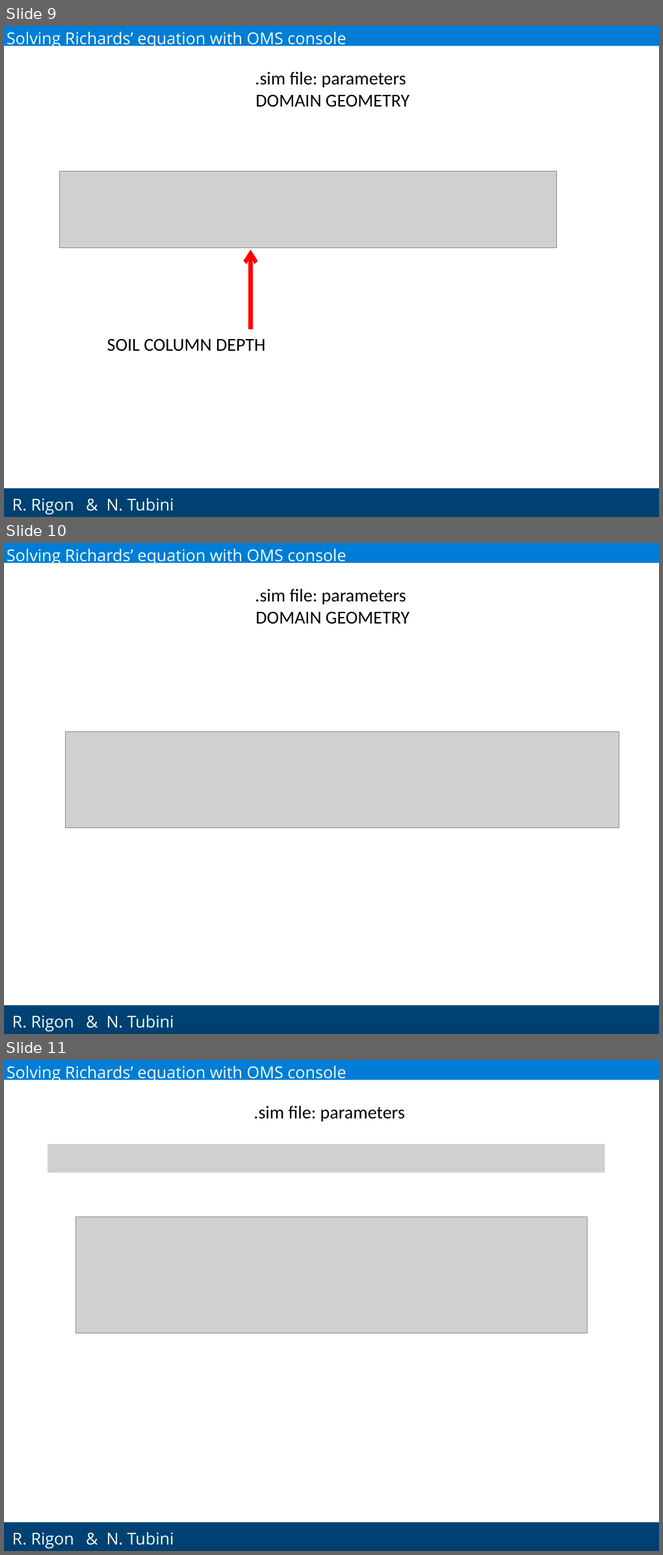
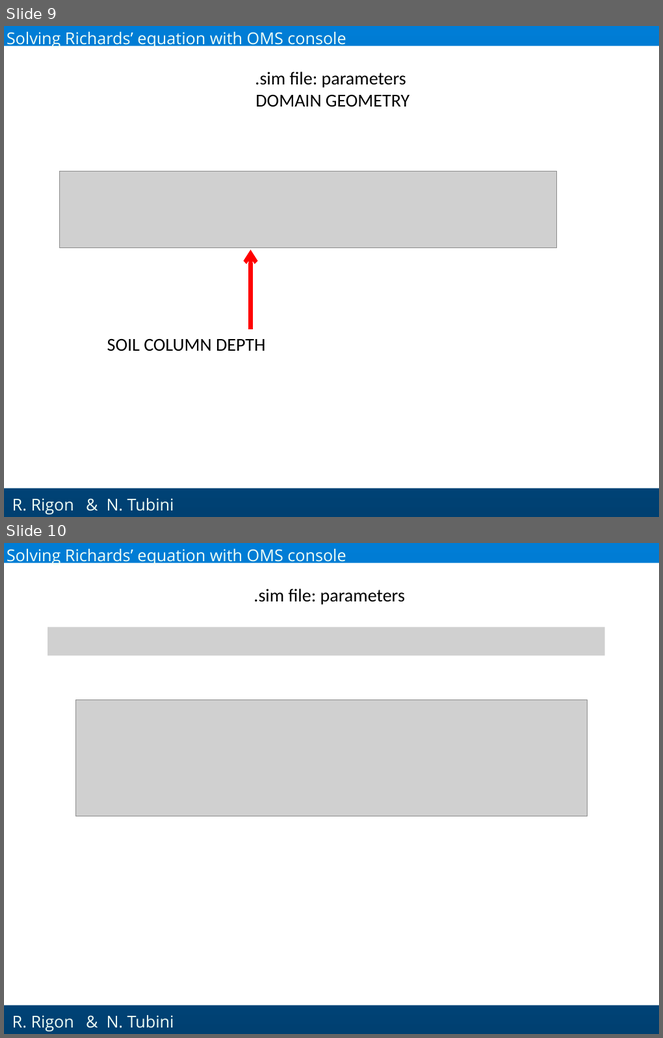
Before and after one commit to GEOframeOMSProjects/OMS_Project_Richards1D, a slide deck: Materials/Richards_English.pptx. Shown one above the other, each under a label of ours: slides 9, 10 and 11 before the commit, slides 9 and 10 after it. The pictures are 663x1555 and 663x1038 pixels, drawn with LibreOffice and Linux fonts; fonts in the diff are those of the drawing; grey boxes stand for pictures; background and template pictures are left out. Boxes give left, top, right and bottom in pixels: in the first picture for what was removed or moved away, otherwise in the second. Text is boxed around its words. In the diff, an @@ line names an element or a change of style, - is before the commit and + after.

Commit message:
Corrected Richards_English.ppt

```diff
--- a/Materials/Richards_English.pptx
+++ b/Materials/Richards_English.pptx
@@ slide 10 removed at (4, 543, 659, 1034), background gradient #007DD6 to #004071; not listed: 2 template elements that a slide beside it also shows @@
@@ text removed at (7, 549, 346, 565) @@
-Solving Richards’ equation with OMS console
@@ text removed at (255, 589, 410, 624) @@
-.sim file: parameters
-DOMAIN GEOMETRY
@@ picture removed at (66, 732, 620, 828) @@
@@ text removed at (107, 1016, 174, 1029) @@
-& N. Tubini
@@ what was slide 11 is now slide 10 @@
```
